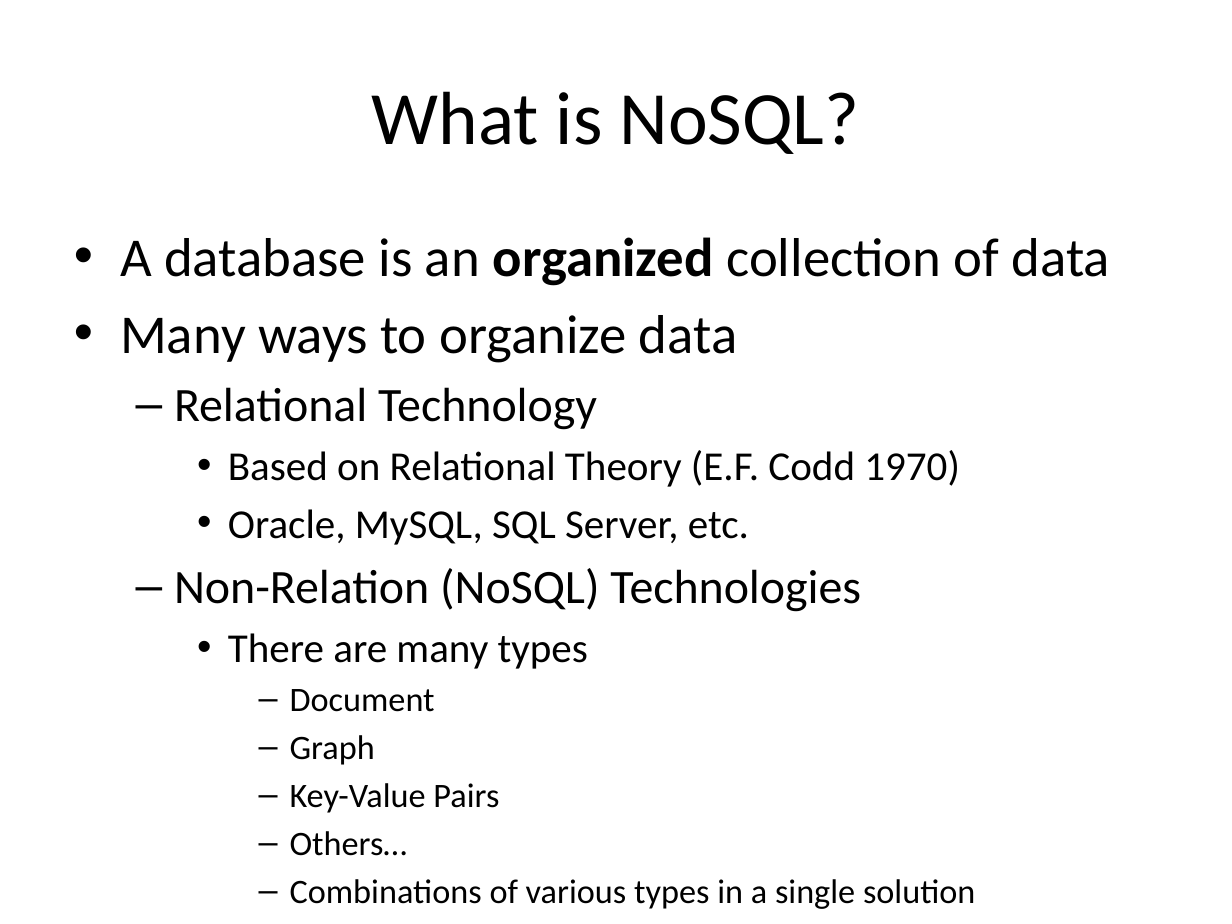
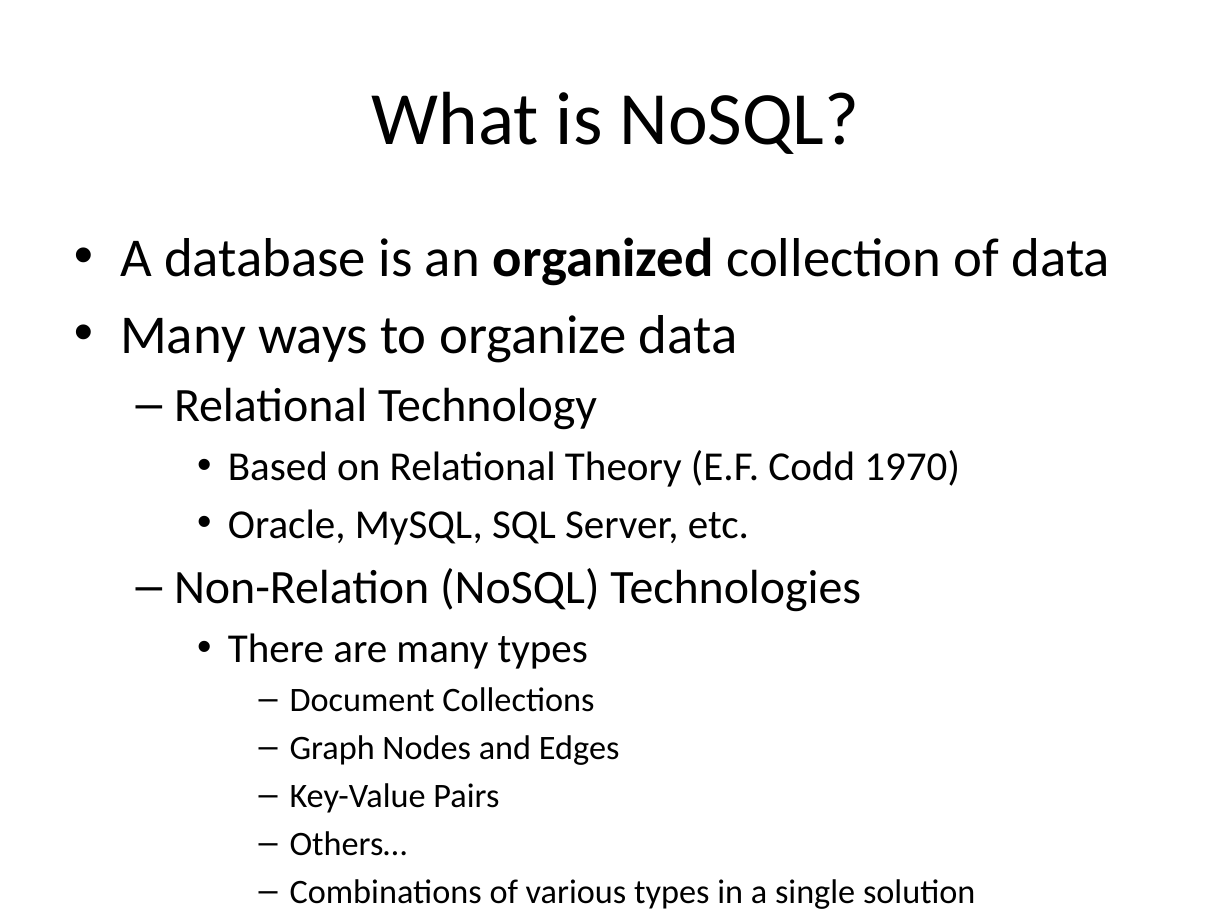
Before and after one commit to UUDeCART/NoSQL, a slide deck: slide 5 of NoSQL.pptx (slide 4 before the commit). Drawn at 1232x924 pixels with LibreOffice and Linux fonts; fonts in the diff are those of the drawing. Boxes give left, top, right and bottom in pixels: in the first picture for what was removed or moved away, otherwise in the second. Text is boxed around its words. In the diff, an @@ line names an element or a change of style, - is before the commit and + after.

Commit message:
DeCART First Half Day Files
NoSQL Topics
OrientDB Graph & MongoDB

```diff
--- a/NoSQL.pptx
+++ b/NoSQL.pptx
@@ text at [290,687,620,765]: text changed @@
-      – Document
-      – Graph
+      – Document Collections
+      – Graph Nodes and Edges
```
Also in this commit, not shown: 10 other slides changed, 4 slides added, 1 slide removed, 7 other files.
